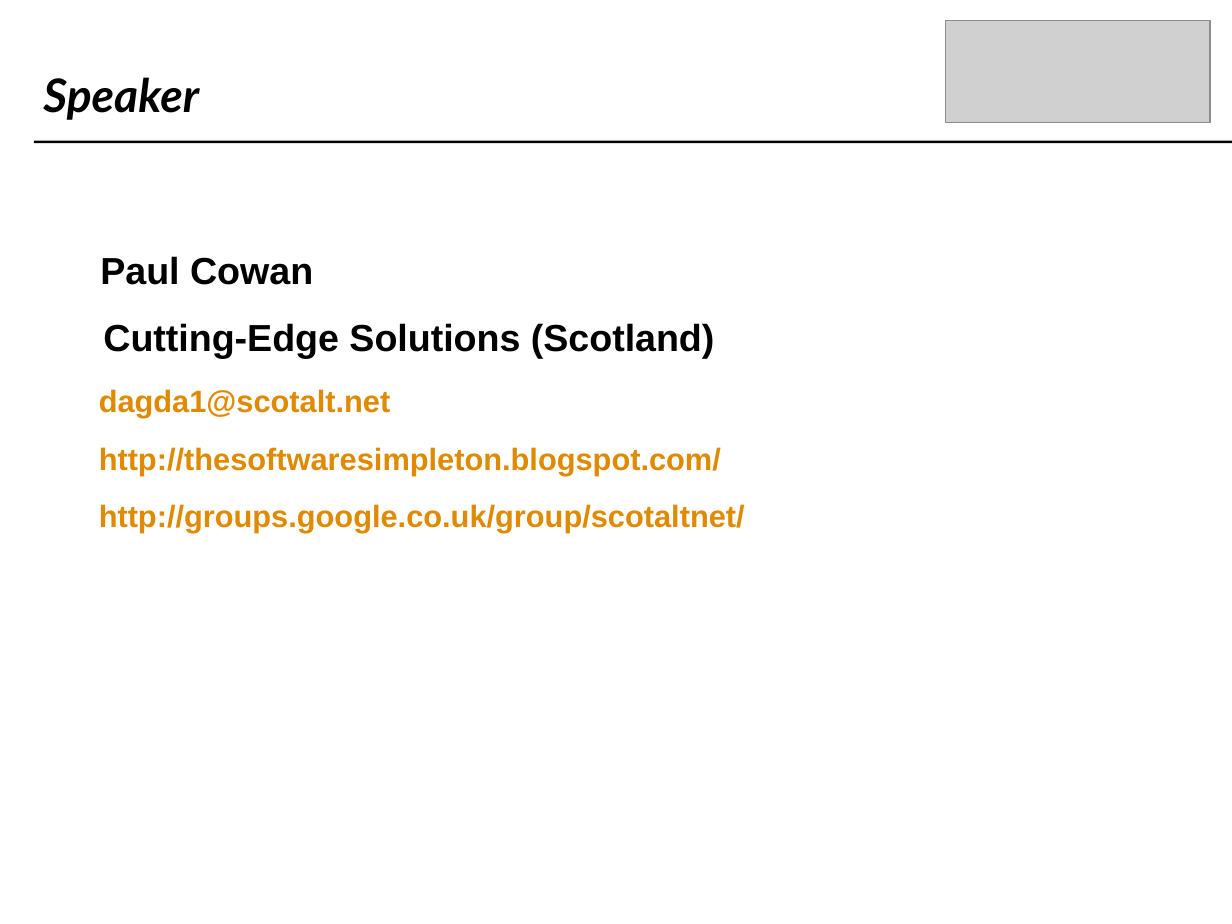
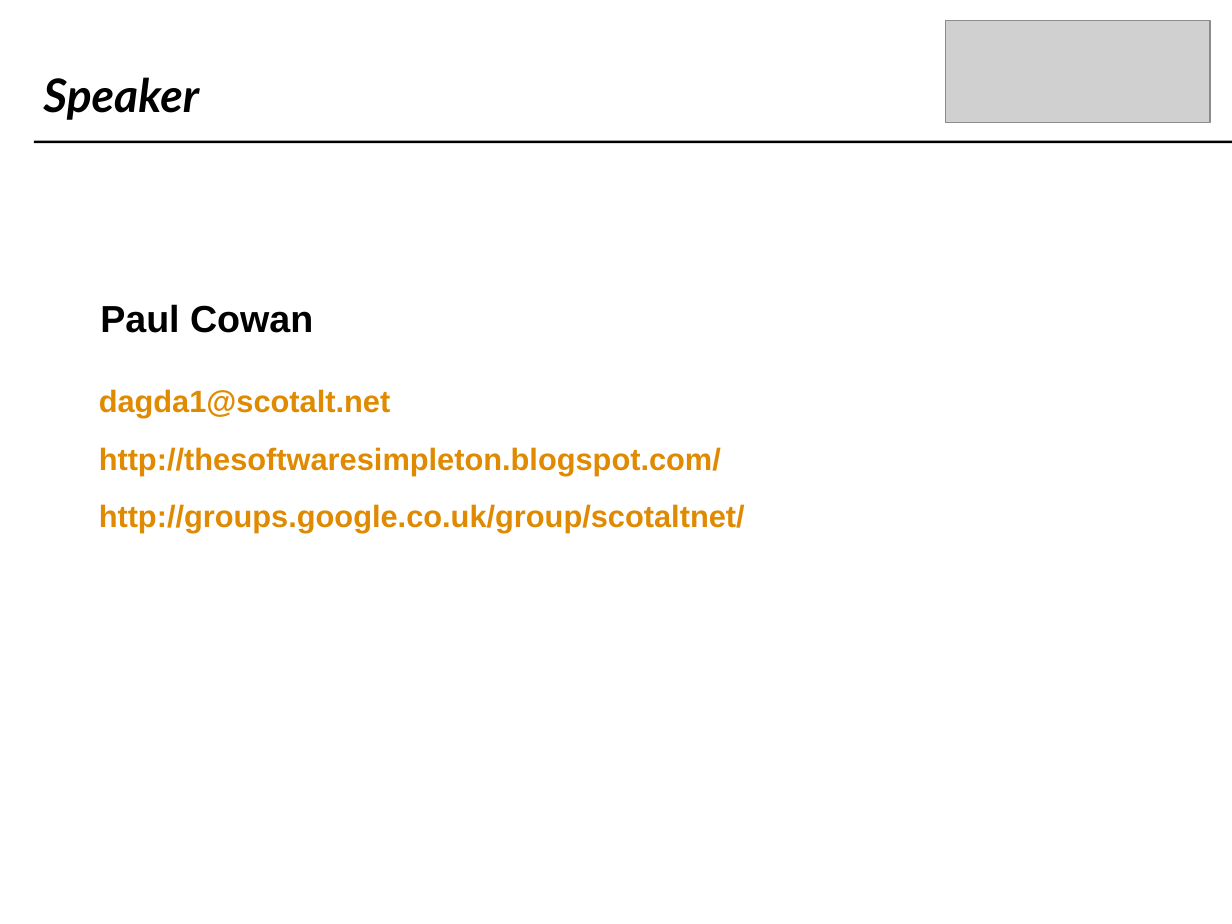
Before and after one commit to craignicol/scotaltdotnet, a slide deck: slide 2 of presentations/nhibernate/nhibernate.ppt. Drawn at 1232x924 pixels with LibreOffice and Linux fonts; fonts in the diff are those of the drawing; grey boxes stand for pictures; background and template pictures are left out. Boxes give left, top, right and bottom in pixels: in the first picture for what was removed or moved away, otherwise in the second. Text is boxed around its words. In the diff, an @@ line names an element or a change of style, - is before the commit and + after.

Commit message:
Presentation update

```diff
--- a/presentations/nhibernate/nhibernate.ppt
+++ b/presentations/nhibernate/nhibernate.ppt
@@ text "Paul Cowan": place and size @@
-text "Paul Cowan" at [100, 256, 313, 285]
+text "Paul Cowan" at [100, 304, 313, 333]
@@ text removed at [103, 323, 715, 359] @@
-Cutting-Edge Solutions (Scotland)
```
Also in this commit, not shown: 1 slide added, 11 other files.
